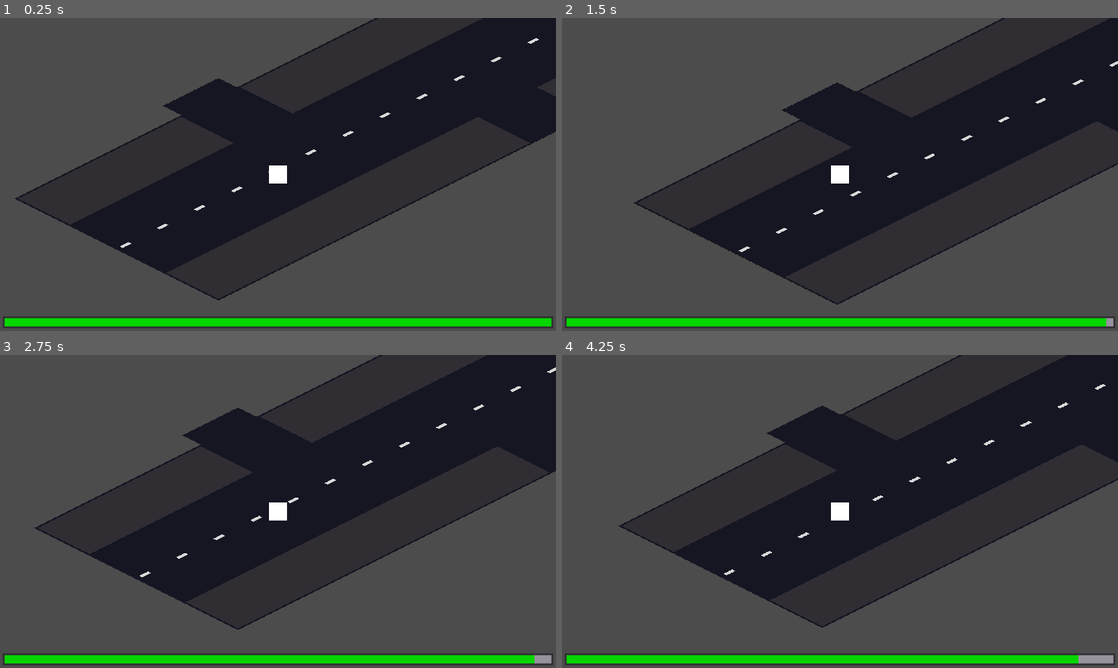
Above: before the commit, frames 1-4 (two rows, left to right).
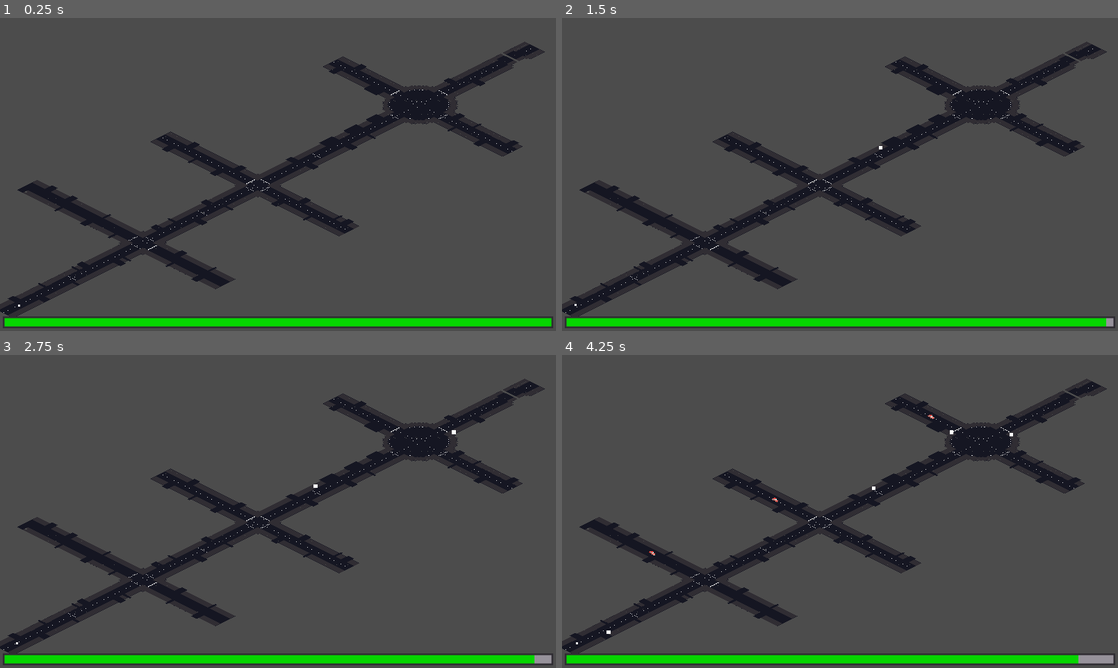
Above: after the commit, the same moments.

Repository: Merliin42/Ludum-Dare-46
Game: Godot game, scene res://Scenes/Main.tscn
Two runs of this game, one before a commit and one after it. Both use one fixed random seed, a clock stepped at 60 frames per second and the inputs below.
Inputs:
- Up to frame 1 (0.25 s): no input
- Up to frame 2 (1.5 s): tap Enter (ui_accept) at 0.5, 0.77 s; hold D (ui_right) 0.53-1.28 s; hold S (speed_down) from 1.28 s (still down)
- Up to frame 3 (2.75 s): tap Enter (ui_accept) at 1.52 s; release S (speed_down) at 2.03 s; hold D (ui_right) from 2.03 s (still down)
- Up to frame 4 (4.25 s): tap Enter (ui_accept) at 3.02, 3.77 s; release D (ui_right) at 3.53 s; hold Q (ui_left) from 3.53 s (still down)

The runs differ from the first frame. In frame 1, 43% of the frame differs, in the area x 0-100%, y 0-96%; in frame 2, 42%; in frame 3, 42%; in frame 4, 43%.
Error before the commit: Invalid get index 'hungry' (on base: 'Area2D'). (res://Scripts/Main.gd:6)
Error after the commit: Invalid get index 'hungry' (on base: 'Area2D'). (res://Scripts/Main.gd:10)

Commit message:
Child spawner

Diff:
--- a/Scenes/Child.tscn
+++ b/Scenes/Child.tscn
@@ -12,7 +12,6 @@
 
 [node name="Area2D" type="Area2D" parent="."]
 collision_layer = 4
-collision_mask = 4
 
 [node name="CollisionShape2D" type="CollisionShape2D" parent="Area2D"]
 shape = SubResource( 1 )
--- a/Scenes/Main.tscn
+++ b/Scenes/Main.tscn
@@ -6,6 +6,11 @@
 [ext_resource path="res://Scenes/CarSpawner.tscn" type="PackedScene" id=4]
 [ext_resource path="res://Scripts/Main.gd" type="Script" id=5]
 [ext_resource path="res://Scenes/GUI.tscn" type="PackedScene" id=6]
+
+[sub_resource type="Curve2D" id=1]
+_data = {
+"points": PoolVector2Array( 0, 0, 0, 0, 17952, -6376, 0, 0, 0, 0, 15584, -5136, 0, 0, 0, 0, 15344, -5232, 0, 0, 0, 0, 14800, -5216, 0, 0, 0, 0, 14424, -5208, 0, 0, 0, 0, 14048, -4896, 0, 0, 0, 0, 14016, -4344, 0, 0, 0, 0, 13320, -3992, 0, 0, 0, 0, 12392, -3544, 0, 0, 0, 0, 11336, -3008, 0, 0, 0, 0, 9656, -2208, 0, 0, 0, 0, 8944, -1856, 0, 0, 0, 0, 7120, -888, 0, 0, 0, 0, 5504, -152, 0, 0, 0, 0, 5024, 152, 0, 0, 0, 0, 3760, 792, 0, 0, 0, 0, 1856, 1712, 0, 0, 0, 0, 2416, 1992, 0, 0, 0, 0, 5240, 568, 0, 0, 0, 0, 5704, 448, 0, 0, 0, 0, 6096, 104, 0, 0, 0, 0, 9536, -1568, 0, 0, 0, 0, 10120, -1912, 0, 0, 0, 0, 14608, -4160, 0, 0, 0, 0, 15616, -4112, 0, 0, 0, 0, 16200, -4432, 0, 0, 0, 0, 16208, -4920, 0, 0, 0, 0, 18176, -5960, 0, 0, 0, 0, 18920, -6328, 0, 0, 0, 0, 18496, -6672, 0, 0, 0, 0, 17952, -6376 )
+}
 
 [node name="Node2D" type="Node"]
 script = ExtResource( 5 )
@@ -29,9 +34,26 @@
 [node name="Pennywise" parent="." instance=ExtResource( 1 )]
 position = Vector2( 1002.07, 2461.52 )
 
+[node name="ChildPath" type="Path2D" parent="."]
+curve = SubResource( 1 )
+
+[node name="ChildSpawner" type="PathFollow2D" parent="ChildPath"]
+position = Vector2( 17952, -6376 )
+rotation = 2.65934
+rotate = false
+
 [node name="PennywiseHunger" type="Timer" parent="."]
 autostart = true
 
 [node name="GUI" parent="." instance=ExtResource( 6 )]
+
+[node name="ChildSpawn" type="Timer" parent="."]
+autostart = true
+
+[node name="Camera2D" type="Camera2D" parent="."]
+position = Vector2( 10232, -2232 )
+current = true
+zoom = Vector2( 10, 10 )
 [connection signal="pennywise" from="Character" to="." method="_on_Character_pennywise"]
 [connection signal="timeout" from="PennywiseHunger" to="." method="_on_PennywiseHunger_timeout"]
+[connection signal="timeout" from="ChildSpawn" to="." method="_on_ChildSpawn_timeout"]
--- a/Scripts/Character.gd
+++ b/Scripts/Character.gd
@@ -8,24 +8,24 @@
 signal pennywise
 
 func _process(delta):
-	var displacment = Vector2(3, -1.5)
+	var displacement = Vector2(3, -1.5)
 	if Input.is_action_pressed("ui_left"):
-		displacment.y -= 1.5
+		displacement.y -= 1.5
 	elif Input.is_action_pressed("ui_right"):
-		displacment.y += 1.5
+		displacement.y += 1.5
 
-	displacment = displacment.normalized()*300
+	displacement = displacement.normalized()*300
 
 	if Input.is_action_pressed("speed_down"):
-		displacment.x -= Input.get_action_strength("speed_down")*100
-		displacment.y += Input.get_action_strength("speed_down")*50
+		displacement.x -= Input.get_action_strength("speed_down")*100
+		displacement.y += Input.get_action_strength("speed_down")*50
 
 	if Input.is_action_just_pressed("ui_accept") and return_possible:
 		direction = -direction
 		return_possible = false
 
-	displacment *= direction
-	move_and_slide(displacment)
+	displacement *= direction
+	move_and_slide(displacement)
 
 
 func _on_TrapsDetector_area_entered(area):
--- a/Scripts/Child.gd
+++ b/Scripts/Child.gd
@@ -1,5 +1,10 @@
 extends Sprite
 
+var direction = Vector2(-100, 50)
+
+func _process(delta):
+	position.x += direction.x*delta
+	position.y += direction.y*delta
 
 func _on_Area2D_area_entered(area):
 	queue_free()
--- a/Scripts/Main.gd
+++ b/Scripts/Main.gd
@@ -1,6 +1,10 @@
 extends Node
 
 var hungry = 60
+var Child = preload("res://Scenes/Child.tscn")
+
+func _ready():
+	randomize()
 
 func _on_Character_pennywise(childs):
 	$Pennywise.hungry += 10*childs
@@ -9,3 +13,14 @@
 	hungry -= 1
 	$GUI/MarginContainer/TextureProgress.value = hungry
 	$PennywiseHunger.start()
+
+
+func _on_ChildSpawn_timeout():
+	$ChildPath/ChildSpawner.offset = randi()
+	var child = Child.instance()
+	add_child(child)
+	child.position = $ChildPath/ChildSpawner.position
+	child.direction.x += rand_range(10, -10)
+	child.direction.y += rand_range(10, -10)
+
+	$ChildSpawn.start()
Not shown: 1 places in Scenes/Main.tscn that only renumber resources
